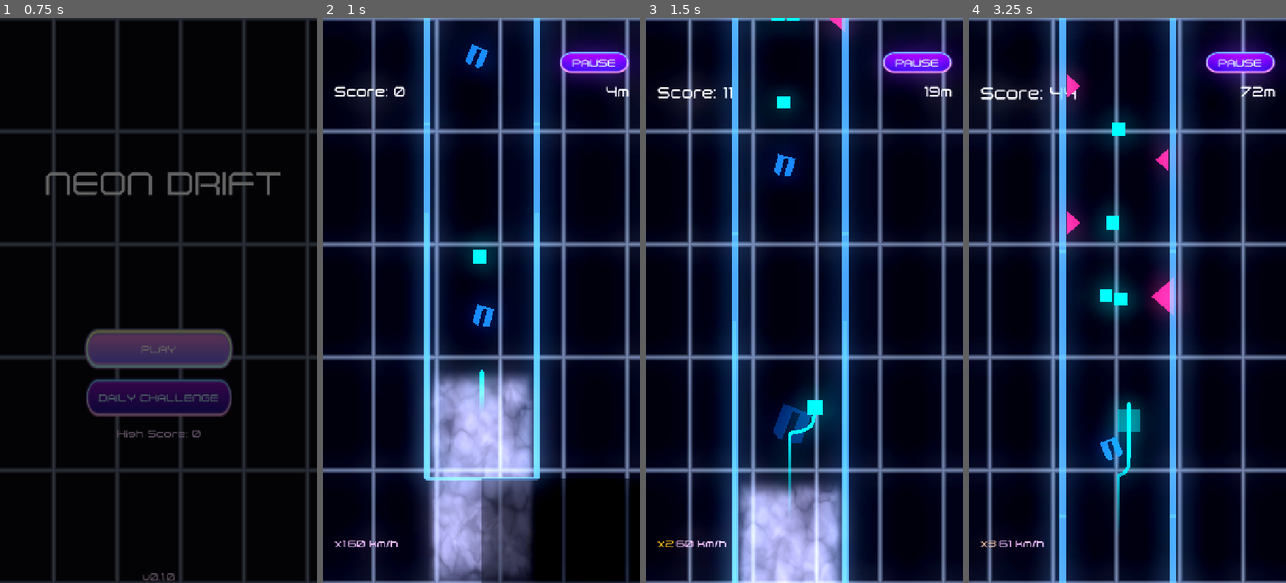
Above: before the commit, frames 1-4 (left to right).
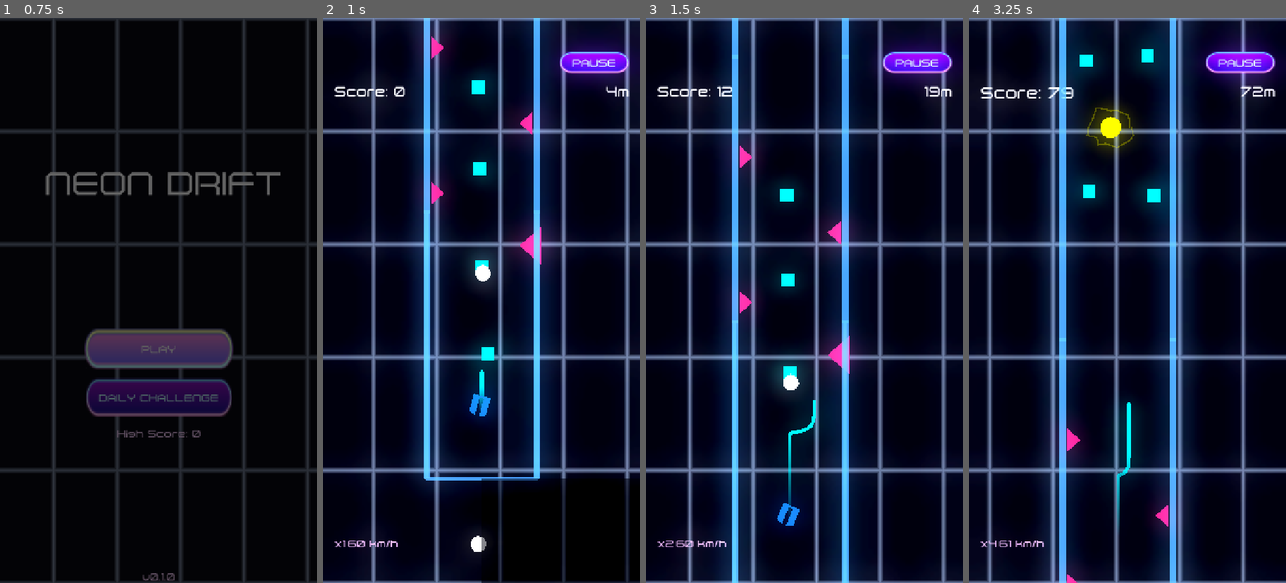
Above: after the commit, the same moments.

Repository: topher235/neon-drifter
Game: Godot game, scene res://scenes/main/main.tscn
Two runs of this game, one before a commit and one after it. Both use one fixed random seed, a clock stepped at 60 frames per second and the inputs below.
Inputs (mouse positions are in pixels of both pictures, inside the frame that each line leads up to):
- Up to frame 1 (0.75 s): click "PLAY" at 0.5 s
- Up to frame 2 (1 s): no input
- Up to frame 3 (1.5 s): tap Enter (ui_accept) at 1.25 s; move the mouse to (874, 272) at 1.27 s; press the mouse at (874, 272) at 1.28 s
- Up to frame 4 (3.25 s): tap Enter (ui_accept) at 1.52, 2.27 s; move the mouse to (1064, 328) at 2.02 s; release the mouse at (1064, 328) at 2.03 s; click (1064, 328) at 2.1 s; move the mouse to (1159, 176) at 2.77 s; press the mouse at (1159, 176) at 2.78 s

Frame 1 is identical in both runs. In frame 2, 16% of the frame differs, in the area x 30-72%, y 3-100%; in frame 3, 11%; in frame 4, 6.6%.

Commit message:
Add stopwatch collectible

Diff:
--- a/autoload/game_manager.gd
+++ b/autoload/game_manager.gd
@@ -29,6 +29,8 @@
 var speed_increase_rate: float = 2.0  # pixels/sec increase per second
 var speed_boost_multiplier: float = 1.5
 var speed_boost_duration: float = 0.0
+var slowdown_multiplier: float = 1.0
+var slowdown_duration: float = 0.0
 
 # Difficulty
 var game_time: float = 0.0
@@ -64,6 +66,8 @@
     game_time = 0.0
     difficulty = 0.0
     speed_boost_duration = 0.0
+    slowdown_multiplier = 1.0
+    slowdown_duration = 0.0
     game_started.emit()
     print("Game started")
 
@@ -115,6 +119,11 @@
 func activate_speed_boost(duration: float) -> void:
     speed_boost_duration = duration
 
+func activate_slowdown(duration: float, factor: float) -> void:
+    slowdown_duration = duration
+    slowdown_multiplier = factor
+    print("Slowdown activated: ", factor, "x for ", duration, "s")
+
 # Speed & Distance
 func _update_game_time(delta: float) -> void:
     game_time += delta
@@ -127,6 +136,13 @@
     if speed_boost_duration > 0.0:
         speed_boost_duration -= delta
         target_speed *= speed_boost_multiplier
+
+    # Apply slowdown
+    if slowdown_duration > 0.0:
+        slowdown_duration -= delta
+        target_speed *= slowdown_multiplier
+        if slowdown_duration <= 0.0:
+            slowdown_multiplier = 1.0
 
     current_speed = target_speed
     speed_changed.emit(current_speed)
--- /dev/null
+++ b/scenes/collectibles/stopwatch.gd
@@ -0,0 +1,24 @@
+extends BaseCollectible
+
+@export var slow_duration: float = 5.0
+@export var slow_factor: float = 0.5  # Multiply speed by 0.5 (50% slower)
+@export var stopwatch_color: Color = Color(1.0, 1.0, 1.0, 1.0)  # White
+
+@onready var stopwatch_visual: Polygon2D = %StopwatchVisual
+
+func _ready() -> void:
+	super._ready()
+
+func _animate(delta: float) -> void:
+	super._animate(delta)
+
+	# Add gentle rotation animation (like a ticking watch)
+	if stopwatch_visual:
+		stopwatch_visual.rotation = sin(bob_offset * 2.0) * 0.15
+
+func _on_collected() -> void:
+	# Activate slow effect on player/game
+	if GameManager.has_method("activate_slowdown"):
+		GameManager.activate_slowdown(slow_duration, slow_factor)
+
+	AudioManager.play_sfx("orb_collect", -0.5)  # Even lower pitch for stopwatch
--- /dev/null
+++ b/scenes/collectibles/stopwatch.tscn
@@ -0,0 +1,30 @@
+[gd_scene load_steps=3 format=3 uid="uid://cqw8k3m5vx7p2"]
+
+[ext_resource type="Script" path="res://scenes/collectibles/stopwatch.gd" id="1_stopwatch"]
+
+[sub_resource type="CircleShape2D" id="CircleShape2D_stopwatch"]
+radius = 18.0
+
+[node name="Stopwatch" type="Area2D" node_paths=PackedStringArray("visual", "collision_shape")]
+script = ExtResource("1_stopwatch")
+visual = NodePath("Visual")
+collision_shape = NodePath("CollisionShape2D")
+
+[node name="Visual" type="Node2D" parent="."]
+
+[node name="StopwatchVisual" type="Polygon2D" parent="Visual"]
+unique_name_in_owner = true
+color = Color(1, 1, 1, 1)
+polygon = PackedVector2Array(0, -18, 3.44, -17.67, 6.73, -16.71, 9.74, -15.14, 12.37, -13, 14.55, -10.39, 16.19, -7.39, 17.24, -4.1, 17.67, -0.65, 17.67, 0.65, 17.24, 4.1, 16.19, 7.39, 14.55, 10.39, 12.37, 13, 9.74, 15.14, 6.73, 16.71, 3.44, 17.67, 0, 18, -3.44, 17.67, -6.73, 16.71, -9.74, 15.14, -12.37, 13, -14.55, 10.39, -16.19, 7.39, -17.24, 4.1, -17.67, 0.65, -17.67, -0.65, -17.24, -4.1, -16.19, -7.39, -14.55, -10.39, -12.37, -13, -9.74, -15.14, -6.73, -16.71, -3.44, -17.67)
+
+[node name="TrianglePointer" type="Polygon2D" parent="Visual"]
+color = Color(1, 1, 1, 1)
+polygon = PackedVector2Array(0, -22, -3, -16, 3, -16)
+
+[node name="PointLight2D" type="PointLight2D" parent="Visual"]
+color = Color(1, 1, 1, 1)
+energy = 1.0
+texture_scale = 1.3
+
+[node name="CollisionShape2D" type="CollisionShape2D" parent="."]
+shape = SubResource("CircleShape2D_stopwatch")
--- a/scenes/game/sandbox.gd
+++ b/scenes/game/sandbox.gd
@@ -9,6 +9,7 @@
 var shockwave_scene := preload("res://scenes/obstacles/shockwave.tscn")
 var star_scene := preload("res://scenes/collectibles/star.tscn")
 var magnet_scene := preload("res://scenes/collectibles/magnet.tscn")
+var stopwatch_scene := preload("res://scenes/collectibles/stopwatch.tscn")
 
 # Spawn container
 var spawn_container: Node2D
@@ -56,6 +57,7 @@
         sandbox_ui.spawn_shockwave_requested.connect(_on_spawn_shockwave)
         sandbox_ui.spawn_star_requested.connect(_on_spawn_star)
         sandbox_ui.spawn_magnet_requested.connect(_on_spawn_magnet)
+        sandbox_ui.spawn_stopwatch_requested.connect(_on_spawn_stopwatch)
         sandbox_ui.clear_requested.connect(_on_clear_all)
         sandbox_ui.input_mode_changed.connect(_on_input_mode_changed)
 
@@ -141,6 +143,8 @@
         _create_star(world_pos)
     elif sandbox_ui and sandbox_ui.current_spawn_mode == "magnet":
         _create_magnet(world_pos)
+    elif sandbox_ui and sandbox_ui.current_spawn_mode == "stopwatch":
+        _create_stopwatch(world_pos)
 
 func _on_spawn_pillar(world_pos: Vector2) -> void:
     _create_pillar(world_pos)
@@ -156,6 +160,9 @@
 
 func _on_spawn_magnet(world_pos: Vector2) -> void:
     _create_magnet(world_pos)
+
+func _on_spawn_stopwatch(world_pos: Vector2) -> void:
+    _create_stopwatch(world_pos)
 
 func _create_pillar(world_pos: Vector2) -> void:
     var pillar = pillar_scene.instantiate()
@@ -192,6 +199,13 @@
     magnet.visible = true
     magnet.z_index = 10
 
+func _create_stopwatch(world_pos: Vector2) -> void:
+    var stopwatch = stopwatch_scene.instantiate()
+    spawn_container.add_child(stopwatch)
+    stopwatch.position = world_pos
+    stopwatch.visible = true
+    stopwatch.z_index = 10
+
 func _on_clear_all() -> void:
     # Remove all spawned objects
     for child in spawn_container.get_children():
--- a/scenes/segments/base_segment.gd
+++ b/scenes/segments/base_segment.gd
@@ -122,6 +122,12 @@
             var magnet = preload("res://scenes/collectibles/magnet.tscn").instantiate()
             magnet.magnet_duration = data.get("duration", 5.0)
             return magnet
+
+        "stopwatch":
+            var stopwatch = preload("res://scenes/collectibles/stopwatch.tscn").instantiate()
+            stopwatch.slow_duration = data.get("duration", 5.0)
+            stopwatch.slow_factor = data.get("slow_factor", 0.5)
+            return stopwatch
 
 #        "speed_boost":
 #            var boost = preload("res://scenes/collectibles/speed_boost.tscn").instantiate()
--- a/scenes/ui/sandbox_ui.gd
+++ b/scenes/ui/sandbox_ui.gd
@@ -5,6 +5,7 @@
 signal spawn_shockwave_requested(world_pos: Vector2)
 signal spawn_star_requested(world_pos: Vector2)
 signal spawn_magnet_requested(world_pos: Vector2)
+signal spawn_stopwatch_requested(world_pos: Vector2)
 signal clear_requested
 signal input_mode_changed(mode: String)
 
@@ -14,6 +15,7 @@
 @onready var shockwave_button: Button = %ShockwaveButton
 @onready var star_button: Button = %StarButton
 @onready var magnet_button: Button = %MagnetButton
+@onready var stopwatch_button: Button = %StopwatchButton
 @onready var clear_button: Button = %ClearButton
 @onready var input_mode_button: Button = %InputModeButton
 @onready var help_label: Label = %HelpLabel
@@ -28,6 +30,7 @@
     shockwave_button.pressed.connect(_on_shockwave_button_pressed)
     star_button.pressed.connect(_on_star_button_pressed)
     magnet_button.pressed.connect(_on_magnet_button_pressed)
+    stopwatch_button.pressed.connect(_on_stopwatch_button_pressed)
     clear_button.pressed.connect(_on_clear_button_pressed)
     input_mode_button.pressed.connect(_on_input_mode_button_pressed)
 
@@ -55,6 +58,8 @@
         current_spawn_mode = "star"
     elif current_spawn_mode == "star":
         current_spawn_mode = "magnet"
+    elif current_spawn_mode == "magnet":
+        current_spawn_mode = "stopwatch"
     else:
         current_spawn_mode = "pillar"
     _update_spawn_mode_display()
@@ -68,6 +73,7 @@
     shockwave_button.button_pressed = (current_spawn_mode == "shockwave")
     star_button.button_pressed = (current_spawn_mode == "star")
     magnet_button.button_pressed = (current_spawn_mode == "magnet")
+    stopwatch_button.button_pressed = (current_spawn_mode == "stopwatch")
 
 func _on_pillar_button_pressed() -> void:
     current_spawn_mode = "pillar"
@@ -87,6 +93,10 @@
 
 func _on_magnet_button_pressed() -> void:
     current_spawn_mode = "magnet"
+    _update_spawn_mode_display()
+
+func _on_stopwatch_button_pressed() -> void:
+    current_spawn_mode = "stopwatch"
     _update_spawn_mode_display()
 
 func _on_clear_button_pressed() -> void:
@@ -125,3 +135,5 @@
             spawn_star_requested.emit(world_pos)
         elif current_spawn_mode == "magnet":
             spawn_magnet_requested.emit(world_pos)
+        elif current_spawn_mode == "stopwatch":
+            spawn_stopwatch_requested.emit(world_pos)
--- a/scenes/ui/sandbox_ui.tscn
+++ b/scenes/ui/sandbox_ui.tscn
@@ -76,6 +76,12 @@
 toggle_mode = true
 text = "Magnet Mode"
 
+[node name="StopwatchButton" type="Button" parent="Panel/VBoxContainer/ButtonContainer"]
+unique_name_in_owner = true
+layout_mode = 2
+toggle_mode = true
+text = "Stopwatch Mode"
+
 [node name="HSeparator2" type="HSeparator" parent="Panel/VBoxContainer"]
 layout_mode = 2
 
--- a/scripts/generation/segment_library.gd
+++ b/scripts/generation/segment_library.gd
@@ -11,11 +11,11 @@
 
 func _create_segments() -> void:
     # Basic segments
+    all_segments.append(_create_straight_empty())
     all_segments.append(_create_shockwave_zone())
     all_segments.append(_create_fog_zone())
     all_segments.append(_create_spike_corridor())
     all_segments.append(_create_split_path())
-    all_segments.append(_create_straight_empty())
     all_segments.append(_create_simple_static_wall())
     all_segments.append(_create_straight_single_pillar())
     all_segments.append(_create_straight_double_pillar())
@@ -52,7 +52,8 @@
     # Just collectibles, no obstacles
     seg.collectibles = [
         {"type": "orb", "position": Vector2(0, 300), "value": 10},
-        {"type": "magnet", "position": Vector2(0, 450), "duration": 5.0}
+        {"type": "magnet", "position": Vector2(0, 450), "duration": 5.0},
+        {"type": "stopwatch", "position": Vector2(0, 150), "duration": 5.0, "slow_factor": 0.5}
     ] as Array[Dictionary]
 
     return seg
@@ -306,7 +307,8 @@
     ] as Array[Dictionary]
 
     seg.collectibles = [
-        {"type": "speed_boost", "position": Vector2(0, 150), "value": 0}
+        {"type": "speed_boost", "position": Vector2(0, 150), "value": 0},
+        {"type": "stopwatch", "position": Vector2(60, 400), "duration": 6.0, "slow_factor": 0.4}
     ] as Array[Dictionary]
 
     return seg
Not shown, added: scenes/collectibles/stopwatch.gd.uid
Not shown, changed: tasks.md
